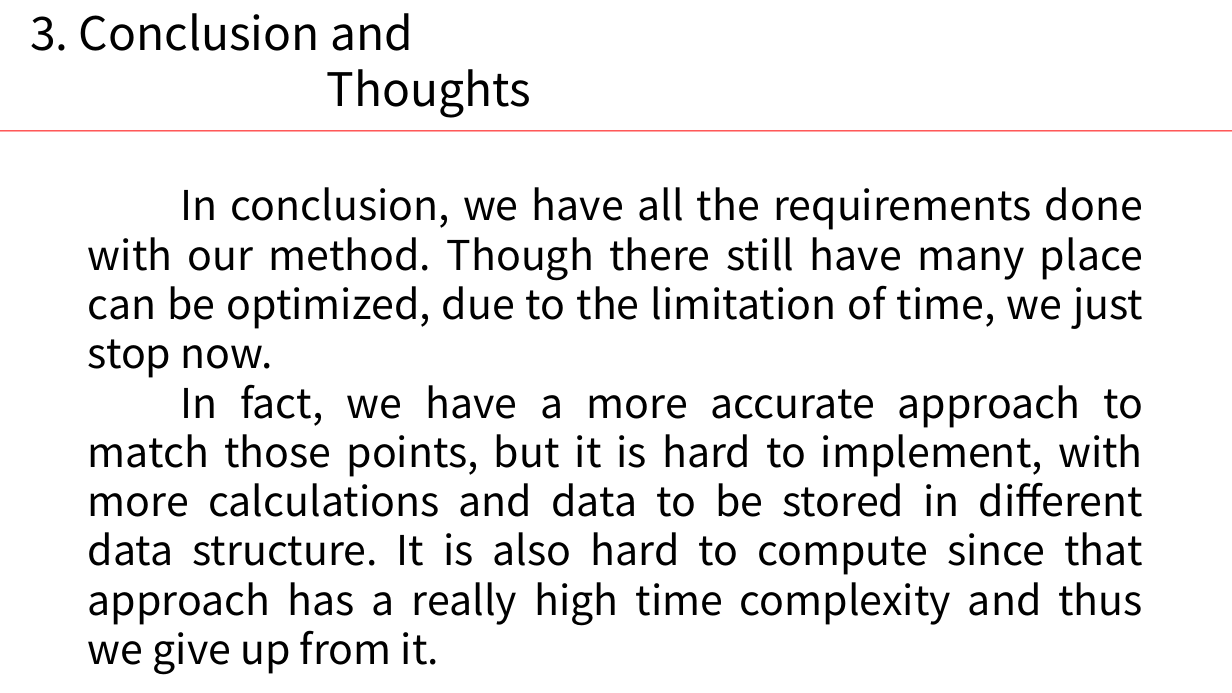
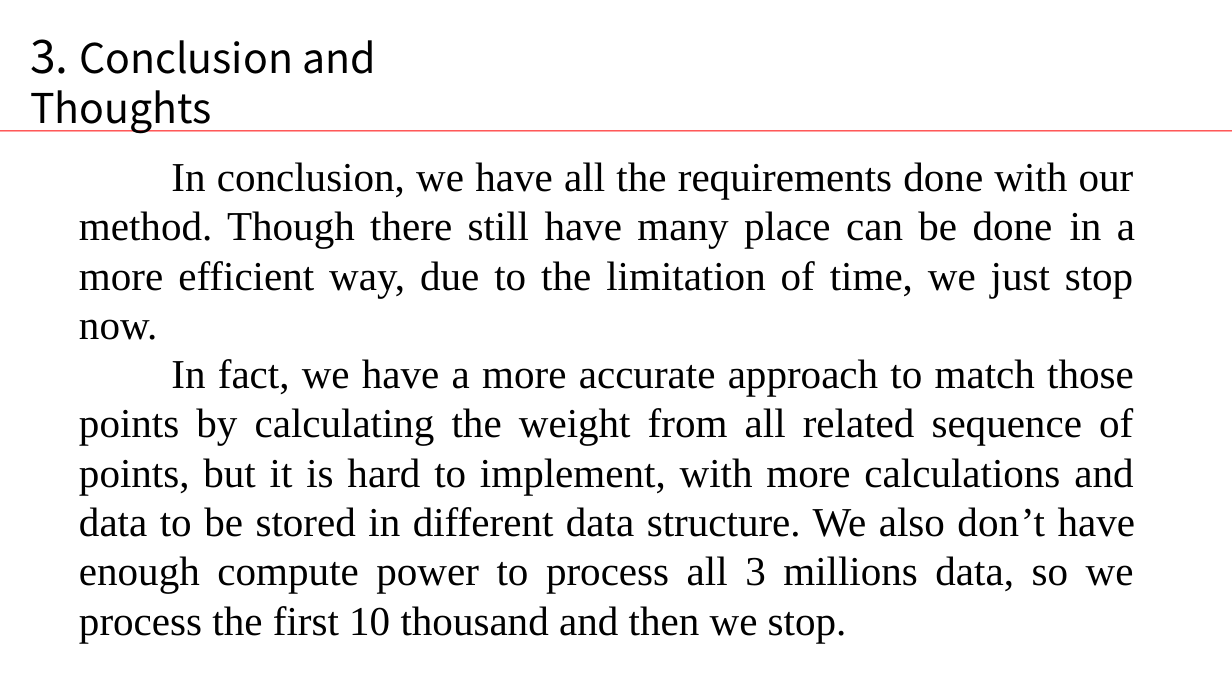
Before and after one commit to jingchengdeng/Probe-Data-Analysis-for-Road-Slope, a slide deck: slide 11 of submissionVersion/HW2Presentation.pptx (slide 7 before the commit). Drawn at 1232x693 pixels with LibreOffice and Linux fonts; fonts in the diff are those of the drawing; background and template pictures are left out. Boxes give left, top, right and bottom in pixels: in the first picture for what was removed or moved away, otherwise in the second. Text is boxed around its words. In the diff, an @@ line names an element or a change of style, - is before the commit and + after.

```diff
--- a/submissionVersion/HW2Presentation.pptx
+++ b/submissionVersion/HW2Presentation.pptx
@@ text at (x1=30, y1=39, x2=376, y2=134): text changed; size 36 to 32 pt @@
-3. Conclusion and
-Thoughts
+3. Conclusion and Thoughts
@@ text at (x1=79, y1=162, x2=1135, y2=642): text changed; font Noto Sans CJK SC to Times New Roman @@
-In conclusion, we have all the requirements done with our method. Though there still have many place can be optimized, due to the limitation of time, we just stop now.
-In fact, we have a more accurate approach to match those points, but it is hard to implement, with more calculations and data to be stored in different data structure. It is also hard to compute since that approach has a really high time complexity and thus we give up from it.
+In conclusion, we have all the requirements done with our method. Though there still have many place can be done in a more efficient way, due to the limitation of time, we just stop now.
+In fact, we have a more accurate approach to match those points by calculating the weight from all related sequence of points, but it is hard to implement, with more calculations and data to be stored in different data structure. We also don’t have enough compute power to process all 3 millions data, so we process the first 10 thousand and then we stop.
```
Also in this commit, not shown: 7 other slides changed, 5 slides added, 1 slide removed.
